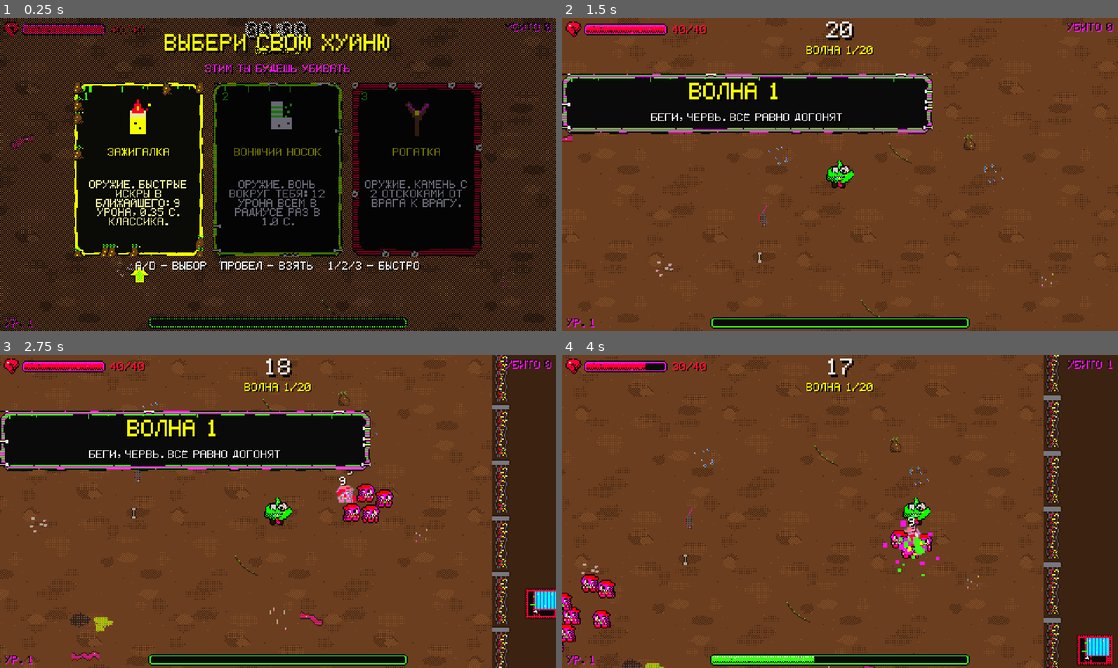
Above: before the commit, frames 1-4 (two rows, left to right).
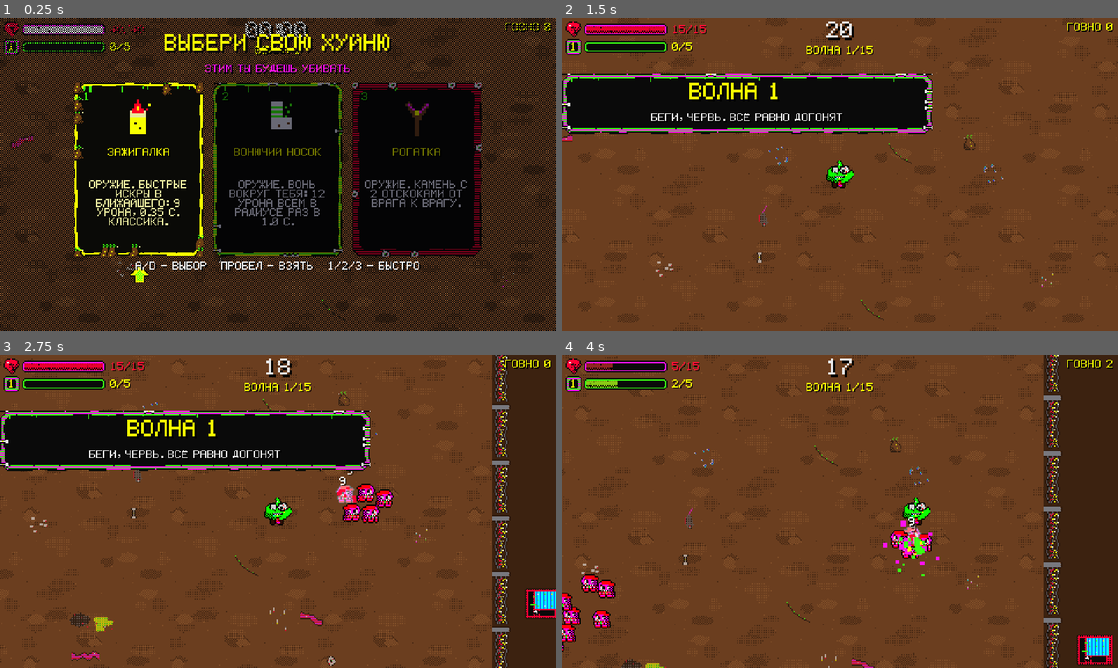
Above: after the commit, the same moments.

Repository: Gepackstuck/Stinky_Dumpster_Survivors
Game: Godot game, scene res://scenes/levels/main.tscn
The game is run twice, just before and just after one commit, with the same random seed, the same clock (stepped at 60 frames per second) and the same inputs.
Inputs (mouse positions are in pixels of both pictures, inside the frame that each line leads up to):
- Up to frame 1 (0.25 s): no input
- Up to frame 2 (1.5 s): click "1" at 0.5 s; tap Enter (ui_accept) at 1.25 s; move the mouse to (962, 158) at 1.27 s; hold D (move_right) from 1.28 s (still down)
- Up to frame 3 (2.75 s): tap Enter (ui_accept) at 1.52, 2.27 s; move the mouse to (166, 527) at 2.02 s; release D (move_right) at 2.03 s; hold S (move_down) from 2.03 s (still down)
- Up to frame 4 (4 s): move the mouse to (895, 442) at 2.77 s; release S (move_down) at 2.78 s; hold D (move_right) 2.78-3.53 s; move the mouse to (812, 574) at 3.52 s; hold W (move_up) from 3.53 s (still down); tap Enter (ui_accept) at 3.77 s

The runs differ from the first frame. In frame 1, 1.5% of the frame differs, in the area x 0-100%, y 1-100%; in frame 2, 2.8%; in frame 3, 2.8%; in frame 4, 3.0%.

Commit message:
feat(hud): XP под HP с цифрами и цветом, значок уровня, 15 волн, XP=деньги
Co-Authored-By: Claude Sonnet 5.5 <noreply@anthropic.com>
Claude-Session: https://claude.ai/code/session_01GvQcLtpmeq9xDjqGAM3qCT

Diff:
--- a/scenes/ui/hud.tscn
+++ b/scenes/ui/hud.tscn
@@ -2,6 +2,7 @@
 
 [ext_resource type="Script" path="res://scripts/ui/hud.gd" id="1_hud"]
 [ext_resource type="Texture2D" path="res://assets/ui/hud_heart.png" id="2_heart"]
+[ext_resource type="Texture2D" path="res://assets/ui/level_badge.png" id="9_badge"]
 [ext_resource type="Texture2D" path="res://assets/ui/hp_bar_under.png" id="3_hpu"]
 [ext_resource type="Texture2D" path="res://assets/ui/hp_bar_fill.png" id="4_hpf"]
 [ext_resource type="Texture2D" path="res://assets/ui/xp_bar_under.png" id="5_xpu"]
@@ -52,36 +53,59 @@
 [node name="EnemyPointer" type="Sprite2D" parent="Root"]
 script = ExtResource("7_ptr")
 
+[node name="LevelBadge" type="TextureRect" parent="Root"]
+layout_mode = 0
+offset_left = 3.0
+offset_top = 18.0
+offset_right = 17.0
+offset_bottom = 32.0
+texture = ExtResource("9_badge")
+
+[node name="LevelLabel" type="Label" parent="Root/LevelBadge"]
+layout_mode = 0
+offset_left = 0.0
+offset_top = 3.0
+offset_right = 14.0
+offset_bottom = 12.0
+text = "1"
+horizontal_alignment = 1
+theme_override_colors/font_color = Color(0.968627, 1, 0, 1)
+theme_override_colors/font_shadow_color = Color(0, 0, 0, 1)
+
 [node name="XpBar" type="TextureProgressBar" parent="Root"]
 layout_mode = 0
-offset_left = 128.0
-offset_top = 258.0
-offset_right = 352.0
-offset_bottom = 268.0
+offset_left = 19.0
+offset_top = 20.0
+offset_right = 91.0
+offset_bottom = 30.0
 texture_under = ExtResource("5_xpu")
 texture_progress = ExtResource("6_xpf")
 texture_progress_offset = Vector2(2, 2)
 
-[node name="LevelLabel" type="Label" parent="Root"]
+[node name="XpLabel" type="Label" parent="Root"]
 layout_mode = 0
-offset_left = 4.0
-offset_top = 259.0
-offset_right = 46.0
-offset_bottom = 268.0
-text = "УР. 1"
+offset_left = 95.0
+offset_top = 21.0
+offset_right = 150.0
+offset_bottom = 30.0
+text = "0/5"
+theme_override_colors/font_color = Color(0.968627, 1, 0, 1)
+theme_override_colors/font_shadow_color = Color(0, 0, 0, 1)
 
-[node name="KillsLabel" type="Label" parent="Root"]
+[node name="MaterialsLabel" type="Label" parent="Root"]
 layout_mode = 1
 anchors_preset = 1
 anchor_left = 1.0
 anchor_right = 1.0
-offset_left = -100.0
+offset_left = -110.0
 offset_top = 4.0
 offset_right = -4.0
 offset_bottom = 13.0
 grow_horizontal = 0
-text = "УБИТО 0"
+text = "ГОВНО 0"
 horizontal_alignment = 2
+theme_override_colors/font_color = Color(0.968627, 1, 0, 1)
+theme_override_colors/font_shadow_color = Color(0, 0, 0, 1)
 
 [node name="TimerLabel" type="Label" parent="Root"]
 layout_mode = 0
--- a/scripts/autoload/balance.gd
+++ b/scripts/autoload/balance.gd
@@ -7,7 +7,7 @@
 
 # --- Игрок (Шаг 1; в GDD чисел нет — стартовые значения) ---
 const PLAYER_MOVE_SPEED: float = 100.0
-const PLAYER_MAX_HP: float = 40.0
+const PLAYER_MAX_HP: float = 15.0
 const PLAYER_HURT_COOLDOWN_SEC: float = 0.5  # неуязвимость после попадания
 
 # --- Спавн врагов (Шаг 1: простой хардкод-спавнер) ---
@@ -26,11 +26,14 @@
 const PERK_DOUBLE_SHOT_SPREAD_DEG: float = 10.0
 
 # --- Волны (как в Brotato, см. docs/BROTATO_REFERENCE.md) ---
-const WAVE_COUNT: int = 20
+const WAVE_COUNT: int = 15
 const WAVE_DURATION_FIRST_SEC: float = 20.0
-const WAVE_DURATION_STEP_SEC: float = 5.0
-const WAVE_DURATION_MAX_SEC: float = 60.0
-const WAVE_DURATION_FINAL_SEC: float = 90.0       # 20-я волна (боссы)
+const WAVE_DURATION_STEP_SEC: float = 10.0
+const WAVE_DURATION_MAX_SEC: float = 150.0
+const WAVE_DURATION_FINAL_SEC: float = 180.0      # последняя волна (боссы)
+const WAVE_GROUP_INTERVAL_START_SEC: float = 2.6      # интервал между группами на 1-й волне
+const WAVE_GROUP_INTERVAL_END_SEC: float = 1.6        # на последней
+const MAX_ALIVE_ENEMIES: int = 160                    # потолок врагов на карте (производительность)
 const WAVE_GROUPS_BASE: int = 9                   # групп врагов за волну = BASE + номер волны
 const WAVE_GROUP_SIZE_BASE: int = 5               # размер группы = BASE + волна/4 (±1)
 const WAVE_GROUP_SIZE_WAVES_PER_STEP: int = 2
@@ -40,7 +43,7 @@
 const SPAWN_MIN_DISTANCE_FROM_PLAYER: float = 120.0
 const SPAWN_ARENA_MARGIN: float = 40.0
 const SPAWN_GROUP_SPREAD: float = 28.0
-const SPECIAL_WAVE_WINDOWS: Array = [[11, 12], [14, 15], [17, 18]]  # в каждом окне — элита или орда (последнее всегда элита)
+const SPECIAL_WAVE_WINDOWS: Array = [[7, 8], [10, 11], [13, 14]]  # в каждом окне — элита или орда (последнее всегда элита)
 const ELITE_CHANCE: float = 0.6
 const HORDE_GROUP_MULT: float = 2.0
 const ELITE_SPAWN_SEC: float = 2.0
--- a/scripts/autoload/game_state.gd
+++ b/scripts/autoload/game_state.gd
@@ -83,6 +83,7 @@
 	if not run_active:
 		return
 	xp += amount
+	coins += amount  # как в Brotato: «говно» = и опыт, и деньги
 	while xp >= xp_to_next:
 		xp -= xp_to_next
 		level += 1
--- a/scripts/systems/spawner.gd
+++ b/scripts/systems/spawner.gd
@@ -18,6 +18,10 @@
 
 ## Группа из count врагов одного типа в случайной точке арены.
 func spawn_group(enemy_id: StringName, count: int, hp_mult: float) -> void:
+	var room: int = Balance.MAX_ALIVE_ENEMIES - get_tree().get_nodes_in_group(&"enemies").size() - _markers.size()
+	count = mini(count, room)
+	if count <= 0:
+		return
 	var center: Vector2 = _random_arena_point()
 	for i: int in count:
 		var offset: Vector2 = Vector2(randf_range(-1.0, 1.0), randf_range(-1.0, 1.0)) * Balance.SPAWN_GROUP_SPREAD
--- a/scripts/systems/wave_manager.gd
+++ b/scripts/systems/wave_manager.gd
@@ -1,6 +1,6 @@
 class_name WaveManager
 extends Node
-## Ведёт забег как в Brotato: 20 волн по таймеру, группы врагов с красными крестами,
+## Ведёт забег как в Brotato: 15 волн по таймеру, группы врагов с красными крестами,
 ## элиты/орды в окнах 11–12 / 14–15 / 17–18, боссы на 20-й. Между волнами — уровни, затем «Дальше».
 ## См. docs/BROTATO_REFERENCE.md.
 
--- a/scripts/systems/wave_rules.gd
+++ b/scripts/systems/wave_rules.gd
@@ -11,7 +11,9 @@
 
 
 static func group_count(wave: int, kind: StringName) -> int:
-	var count: int = Balance.WAVE_GROUPS_BASE + wave
+	var t: float = float(wave - 1) / float(maxi(Balance.WAVE_COUNT - 1, 1))
+	var interval: float = lerpf(Balance.WAVE_GROUP_INTERVAL_START_SEC, Balance.WAVE_GROUP_INTERVAL_END_SEC, t)
+	var count: int = maxi(roundi(duration_sec(wave) * Balance.WAVE_SPAWN_END_FRACTION / interval), Balance.WAVE_GROUPS_BASE)
 	if kind == &"horde":
 		count = int(count * Balance.HORDE_GROUP_MULT)
 	return count
--- a/scripts/ui/hud.gd
+++ b/scripts/ui/hud.gd
@@ -1,39 +1,53 @@
 class_name Hud
 extends CanvasLayer
-## HUD: полоски HP/XP, уровень, убийства. Обновляется только при изменении значений.
+## HUD: HP и XP полоски с цифрами и «грязным» цветом, значок уровня, таймер, волна, «говно» (деньги).
+## Обновляется только при изменении значений.
+
+const URINE: Color = Color(0.85, 0.78, 0.1)      # мало опыта — цвет мочи
+const XP_FULL: Color = Color(0.2235, 1.0, 0.0784)  # много опыта — кислотно-зелёный
+const POOP: Color = Color(0.42, 0.24, 0.12)      # мало HP — цвет дерьма
+const HP_FULL: Color = Color(1.0, 0.0, 0.2)      # много HP — красный
 
 @onready var _hp_bar: TextureProgressBar = $Root/HpBar
+@onready var _hp_label: Label = $Root/HpLabel
 @onready var _xp_bar: TextureProgressBar = $Root/XpBar
-@onready var _level_label: Label = $Root/LevelLabel
+@onready var _xp_label: Label = $Root/XpLabel
+@onready var _level_label: Label = $Root/LevelBadge/LevelLabel
 @onready var _timer_label: Label = $Root/TimerLabel
 @onready var _wave_label: Label = $Root/WaveLabel
-@onready var _hp_label: Label = $Root/HpLabel
-@onready var _kills_label: Label = $Root/KillsLabel
+@onready var _materials_label: Label = $Root/MaterialsLabel
 
 var _last_hp: float = -1.0
+var _last_max_hp: float = -1.0
 var _last_level: int = -1
-var _last_kills: int = -1
 var _last_xp: int = -1
+var _last_xp_max: int = -1
+var _last_coins: int = -1
 var _last_second: int = -1
 var _last_wave: int = -1
 
 
 func _process(_delta: float) -> void:
-	if GameState.hp != _last_hp or GameState.max_hp != _hp_bar.max_value:
+	if GameState.hp != _last_hp or GameState.max_hp != _last_max_hp:
 		_last_hp = GameState.hp
+		_last_max_hp = GameState.max_hp
 		_hp_bar.max_value = maxf(GameState.max_hp, 1.0)
 		_hp_bar.value = GameState.hp
+		_hp_bar.tint_progress = POOP.lerp(HP_FULL, clampf(GameState.hp / maxf(GameState.max_hp, 1.0), 0.0, 1.0))
 		_hp_label.text = "%d/%d" % [ceili(GameState.hp), int(GameState.max_hp)]
-	if GameState.xp != _last_xp or GameState.xp_to_next != int(_xp_bar.max_value):
+	if GameState.xp != _last_xp or GameState.xp_to_next != _last_xp_max:
 		_last_xp = GameState.xp
+		_last_xp_max = GameState.xp_to_next
 		_xp_bar.max_value = maxf(GameState.xp_to_next, 1)
 		_xp_bar.value = GameState.xp
+		_xp_bar.tint_progress = URINE.lerp(XP_FULL, clampf(float(GameState.xp) / maxf(GameState.xp_to_next, 1), 0.0, 1.0))
+		_xp_label.text = "%d/%d" % [GameState.xp, GameState.xp_to_next]
 	if GameState.level != _last_level:
 		_last_level = GameState.level
-		_level_label.text = "УР. %d" % GameState.level
-	if GameState.kills != _last_kills:
-		_last_kills = GameState.kills
-		_kills_label.text = "УБИТО %d" % GameState.kills
+		_level_label.text = str(GameState.level)
+	if GameState.coins != _last_coins:
+		_last_coins = GameState.coins
+		_materials_label.text = "ГОВНО %d" % GameState.coins
 	var second: int = ceili(GameState.wave_time_left)
 	if second != _last_second:
 		_last_second = second
Binary file changed: assets/ui/hp_bar_fill.png
Binary file added: assets/ui/level_badge.png
Binary file changed: assets/ui/xp_bar_fill.png
Binary file changed: assets/ui/xp_bar_under.png
Not shown, changed: CHANGELOG.md
Not shown, changed: tools/gen_art.py
